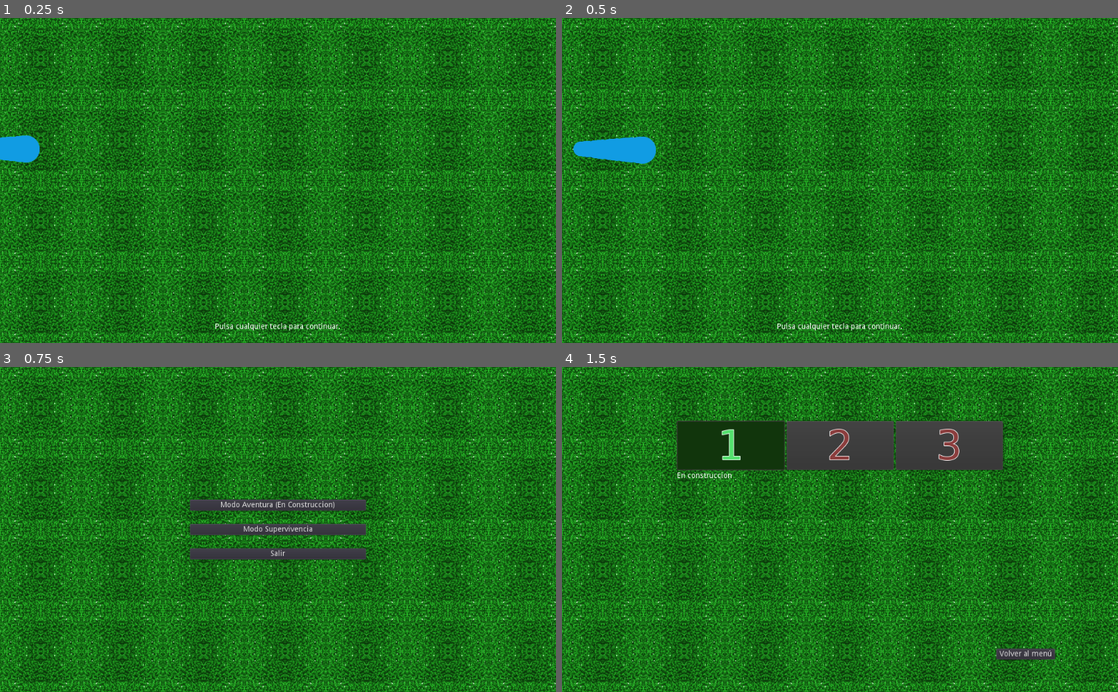
Above: before the commit, frames 1-4 (two rows, left to right).
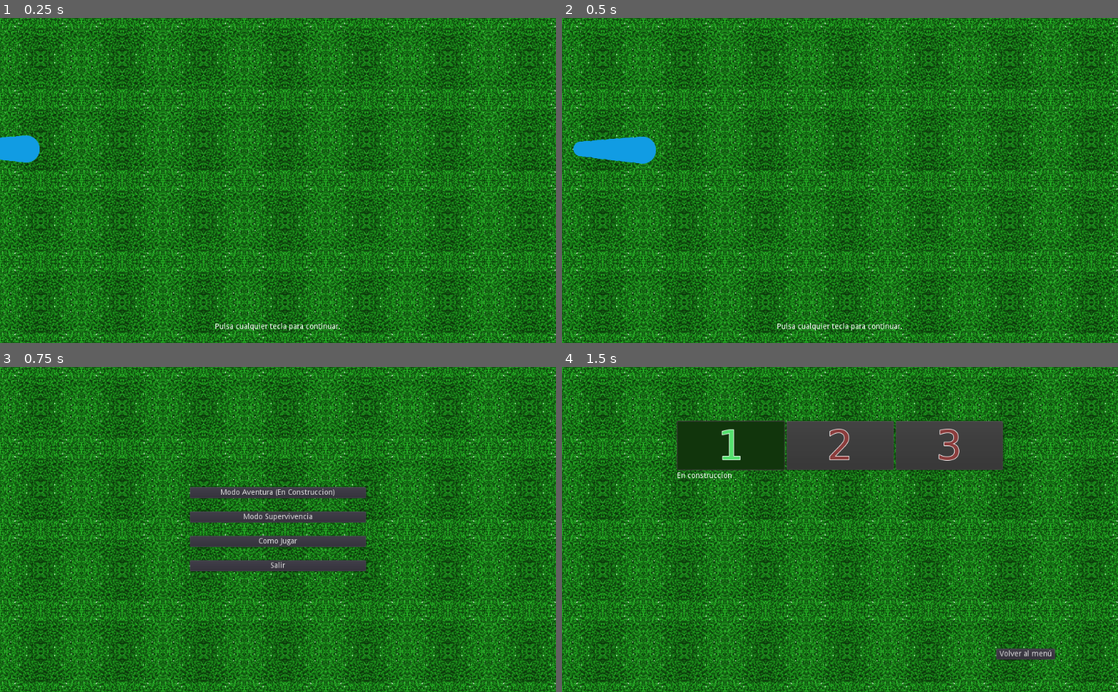
Above: after the commit, the same moments.

Repository: nourthe/nombres
Game: Godot game, scene res://intro.tscn
The game is run twice, just before and just after one commit, with the same random seed, the same clock (stepped at 60 frames per second) and the same inputs.
Inputs:
- Up to frame 1 (0.25 s): no input
- Up to frame 2 (0.5 s): no input
- Up to frame 3 (0.75 s): tap Enter at 0.5 s; hold Right (pj_right) from 0.53 s (still down)
- Up to frame 4 (1.5 s): release Right (pj_right) at 1.25 s; click "Modo Aventura (En Construccio…" at 1.25 s

Frames 1-2 are identical in both runs. In frame 3, 7.8% of the frame differs, in the area x 34-66%, y 36-64%; in frame 4, nothing differs.

Commit message:
Menu como jugar añadido

Diff:
--- a/escenas/menu.tscn
+++ b/escenas/menu.tscn
@@ -16,14 +16,7 @@
 custom_constants/margin_left = 350
 custom_constants/margin_bottom = 80
 
-[node name="CenterContainer" type="CenterContainer" parent="MarginContainer"]
-margin_left = 350.0
-margin_top = 80.0
-margin_right = 674.0
-margin_bottom = 520.0
-size_flags_vertical = 3
-
-[node name="VBoxContainer" type="VBoxContainer" parent="MarginContainer"]
+[node name="botonera" type="VBoxContainer" parent="MarginContainer"]
 margin_left = 350.0
 margin_top = 80.0
 margin_right = 674.0
@@ -32,24 +25,73 @@
 custom_constants/separation = 25
 alignment = 1
 
-[node name="aventura" type="Button" parent="MarginContainer/VBoxContainer"]
-margin_top = 165.0
+[node name="aventura" type="Button" parent="MarginContainer/botonera"]
+margin_top = 142.0
 margin_right = 324.0
-margin_bottom = 185.0
+margin_bottom = 162.0
 text = "Modo Aventura (En Construccion)"
 
-[node name="super" type="Button" parent="MarginContainer/VBoxContainer"]
-margin_top = 210.0
+[node name="super" type="Button" parent="MarginContainer/botonera"]
+margin_top = 187.0
 margin_right = 324.0
-margin_bottom = 230.0
+margin_bottom = 207.0
 text = "Modo Supervivencia"
 
-[node name="salir" type="Button" parent="MarginContainer/VBoxContainer"]
-margin_top = 255.0
+[node name="como" type="Button" parent="MarginContainer/botonera"]
+margin_top = 232.0
 margin_right = 324.0
-margin_bottom = 275.0
+margin_bottom = 252.0
+text = "Como Jugar"
+
+[node name="salir" type="Button" parent="MarginContainer/botonera"]
+margin_top = 277.0
+margin_right = 324.0
+margin_bottom = 297.0
 text = "Salir"
 
-[connection signal="pressed" from="MarginContainer/VBoxContainer/aventura" to="." method="_on_aventura"]
-[connection signal="pressed" from="MarginContainer/VBoxContainer/super" to="." method="on_super"]
-[connection signal="pressed" from="MarginContainer/VBoxContainer/salir" to="." method="on_salir"]
+[node name="como_popup" type="Popup" parent="MarginContainer"]
+visible = true
+margin_left = 350.0
+margin_top = 80.0
+margin_right = 674.0
+margin_bottom = 520.0
+
+[node name="fondo" type="ColorRect" parent="MarginContainer/como_popup"]
+margin_left = -406.0
+margin_top = -103.0
+margin_right = 743.0
+margin_bottom = 550.0
+rect_clip_content = true
+color = Color( 0.141176, 0.141176, 0.141176, 0.52549 )
+
+[node name="relleno" type="ColorRect" parent="MarginContainer/como_popup"]
+margin_left = -19.0
+margin_top = -17.0
+margin_right = 350.0
+margin_bottom = 150.0
+size_flags_horizontal = 3
+size_flags_vertical = 3
+color = Color( 0.0313726, 0.313726, 0.109804, 1 )
+
+[node name="como_jugar" type="Label" parent="MarginContainer/como_popup"]
+margin_right = 288.0
+margin_bottom = 82.0
+text = "Si tocas un insecto te quitará una vida, cuando te quedas sin vidas finaliza el juego.
+Para desplazarte puedes usar las teclas WASD ó los cursores.
+Pulsa [Escape] para pausar el juego."
+autowrap = true
+
+[node name="hide" type="Button" parent="MarginContainer/como_popup"]
+anchor_right = 1.0
+anchor_bottom = 1.0
+margin_left = 198.0
+margin_top = 102.0
+margin_bottom = -313.0
+hint_tooltip = "Cerrar la ventana"
+text = "Cerrar"
+
+[connection signal="pressed" from="MarginContainer/botonera/aventura" to="." method="_on_aventura"]
+[connection signal="pressed" from="MarginContainer/botonera/super" to="." method="on_super"]
+[connection signal="pressed" from="MarginContainer/botonera/como" to="." method="_on_como"]
+[connection signal="pressed" from="MarginContainer/botonera/salir" to="." method="on_salir"]
+[connection signal="pressed" from="MarginContainer/como_popup/hide" to="." method="_on_como_hide"]
--- a/src/menu.gd
+++ b/src/menu.gd
@@ -12,3 +12,9 @@
 
 func _on_aventura():
 	get_tree().change_scene("res://escenas/menu_aventura.tscn")
+
+func _on_como():
+	$MarginContainer/como_popup.show()
+
+func _on_como_hide():
+	$MarginContainer/como_popup.hide()
